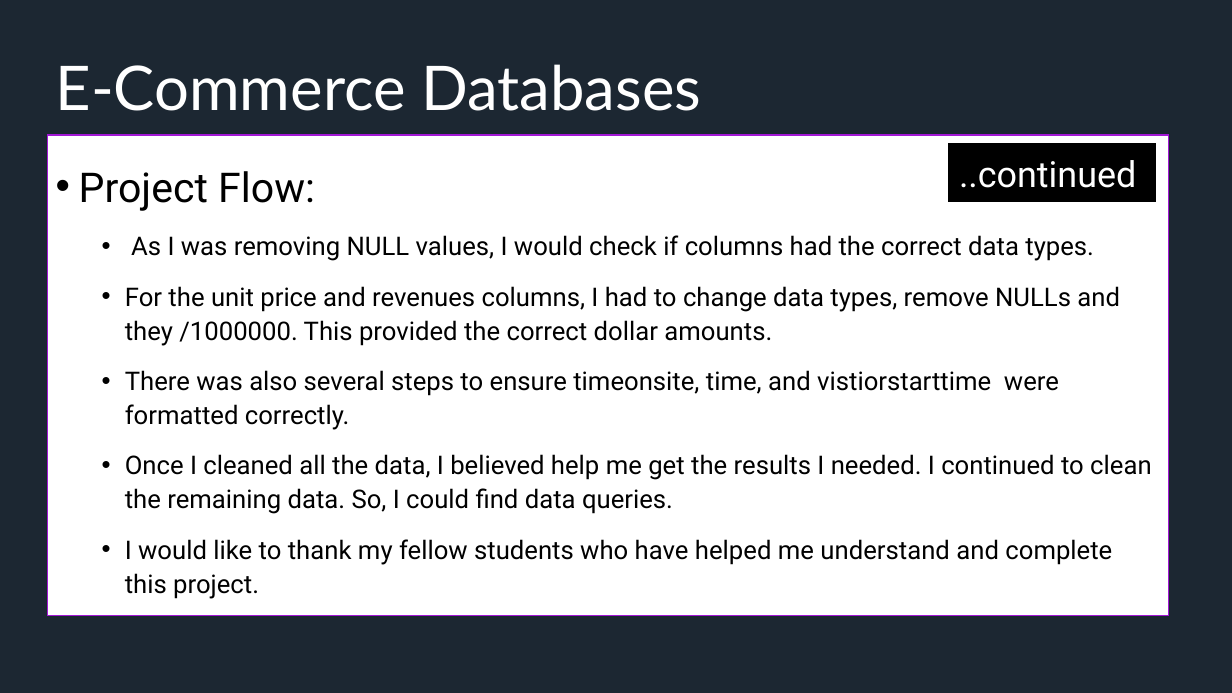
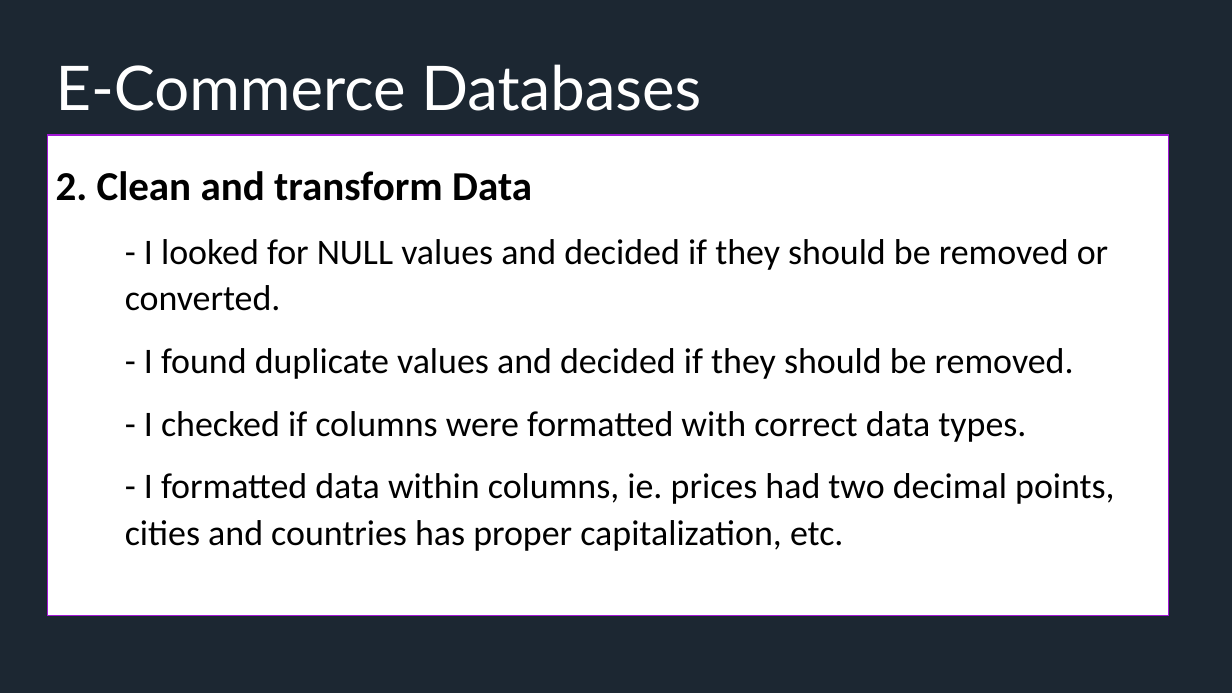
Before and after one commit to latleger/SQL-Project, a slide deck: slide 3 of presentation.pptx. Drawn at 1232x693 pixels with LibreOffice and Linux fonts; fonts in the diff are those of the drawing. Boxes give left, top, right and bottom in pixels: in the first picture for what was removed or moved away, otherwise in the second. Text is boxed around its words. In the diff, an @@ line names an element or a change of style, - is before the commit and + after.

```diff
--- a/presentation.pptx
+++ b/presentation.pptx
@@ rectangle removed at (948, 144, 1156, 201) @@
-..continued
@@ text at (56, 171, 1115, 551): text changed; size 20 to 28 pt; font Roboto to Calibri @@
-• Project Flow:
-  • As I was removing NULL values, I would check if columns had the correct data types.
-  • For the unit price and revenues columns, I had to change data types, remove NULLs and they /1000000. This provided the correct dollar amounts.
-  • There was also several steps to ensure timeonsite, time, and vistiorstarttime were formatted correctly.
-  • Once I cleaned all the data, I believed help me get the results I needed. I continued to clean the remaining data. So, I could find data queries.
-  • I would like to thank my fellow students who have helped me understand and complete this project.
+2. Clean and transform Data
+  - I looked for NULL values and decided if they should be removed or converted.
+  - I found duplicate values and decided if they should be removed.
+  - I checked if columns were formatted with correct data types.
+  - I formatted data within columns, ie. prices had two decimal points, cities and countries has proper capitalization, etc.
```
Also in this commit, not shown: 3 other slides changed.
